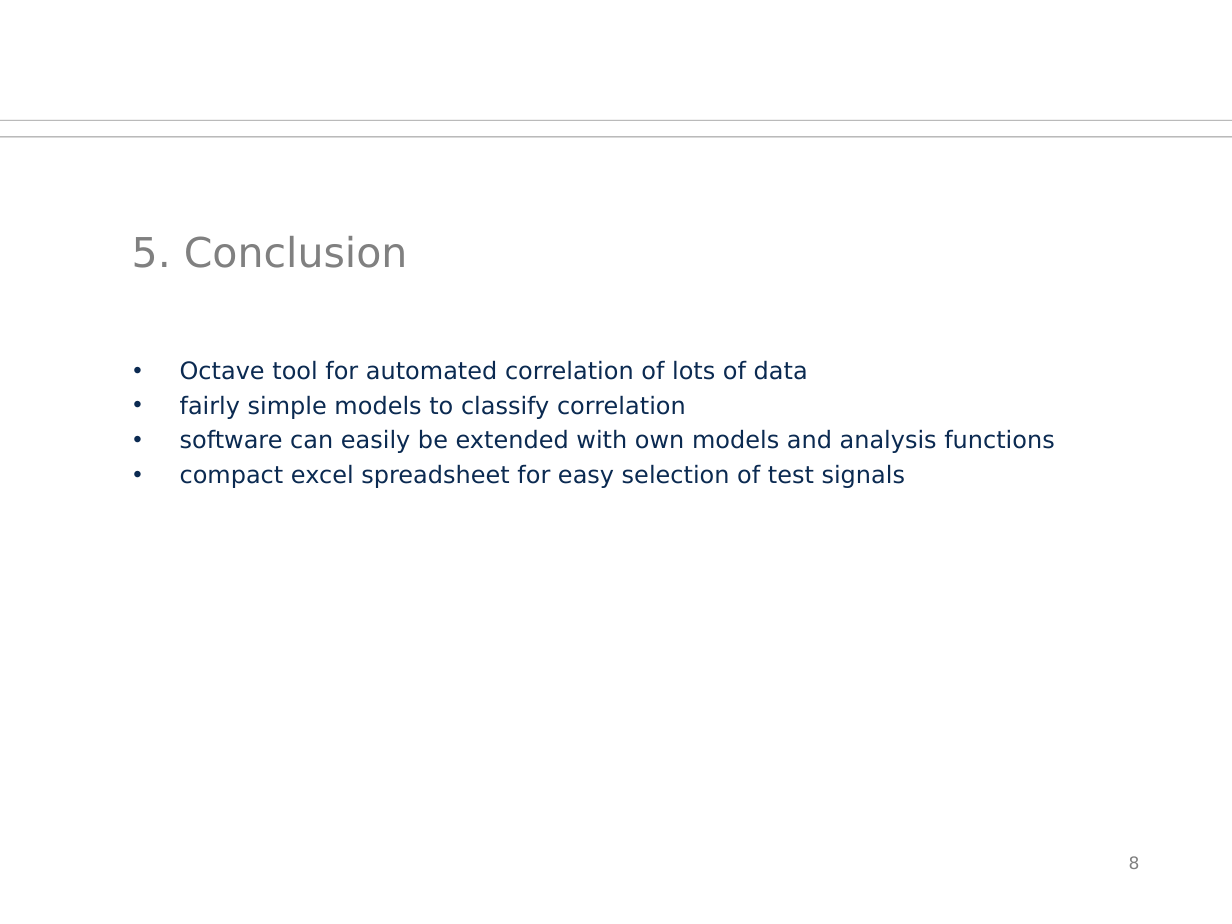
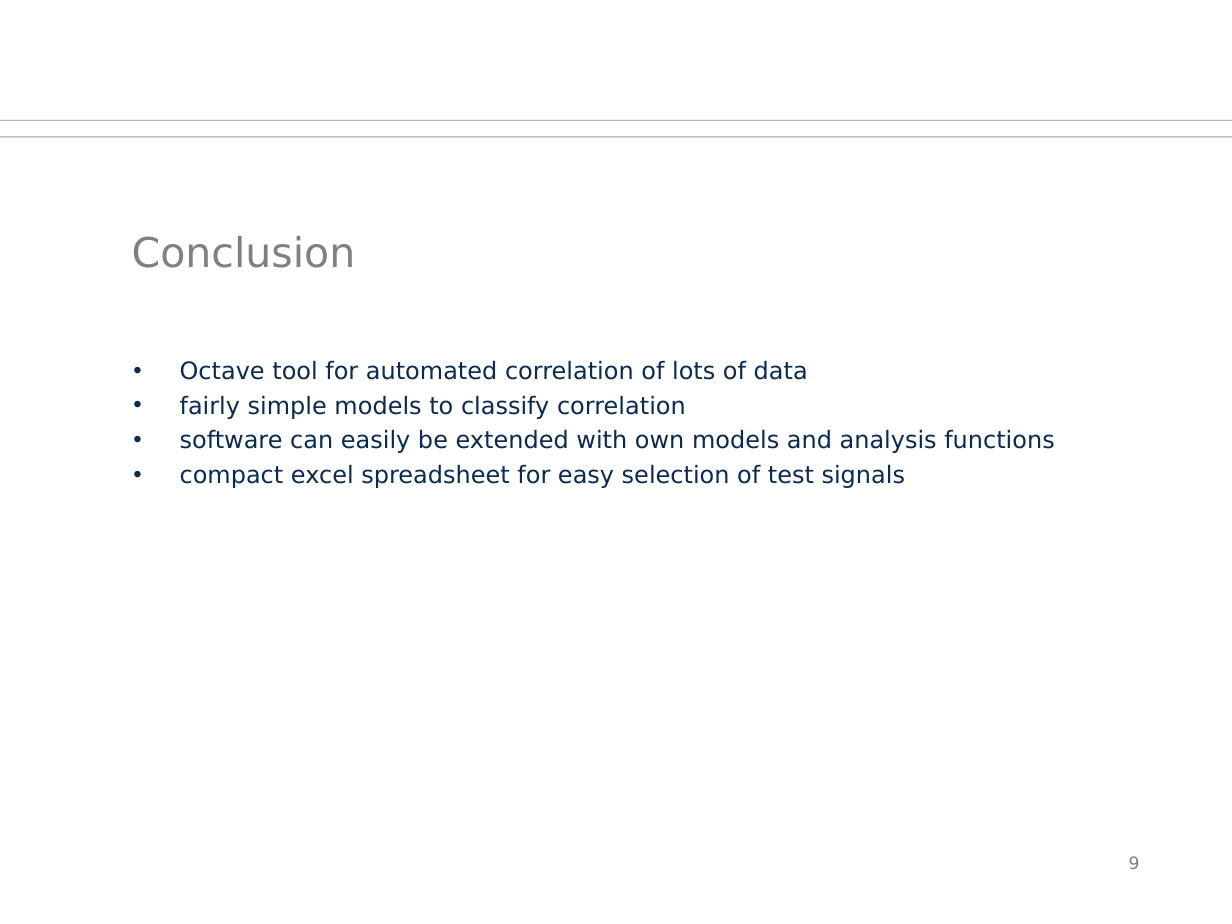
Before and after one commit to orgarten/Hauptseminar, a slide deck: slide 9 of Präsentation/btwf.odp (slide 8 before the commit). Drawn at 1232x924 pixels with LibreOffice and Linux fonts; fonts in the diff are those of the drawing; background and template pictures are left out. Boxes give left, top, right and bottom in pixels: in the first picture for what was removed or moved away, otherwise in the second. Text is boxed around its words. In the diff, an @@ line names an element or a change of style, - is before the commit and + after.

```diff
--- a/Präsentation/btwf.odp
+++ b/Präsentation/btwf.odp
@@ title at (132, 236, 356, 268): text changed @@
-5. Conclusion
+Conclusion
@@ page number at (1129, 856, 1140, 869): text changed @@
-8
+9
```
Also in this commit, not shown: 4 other slides changed, 1 slide added, 2 other files.
